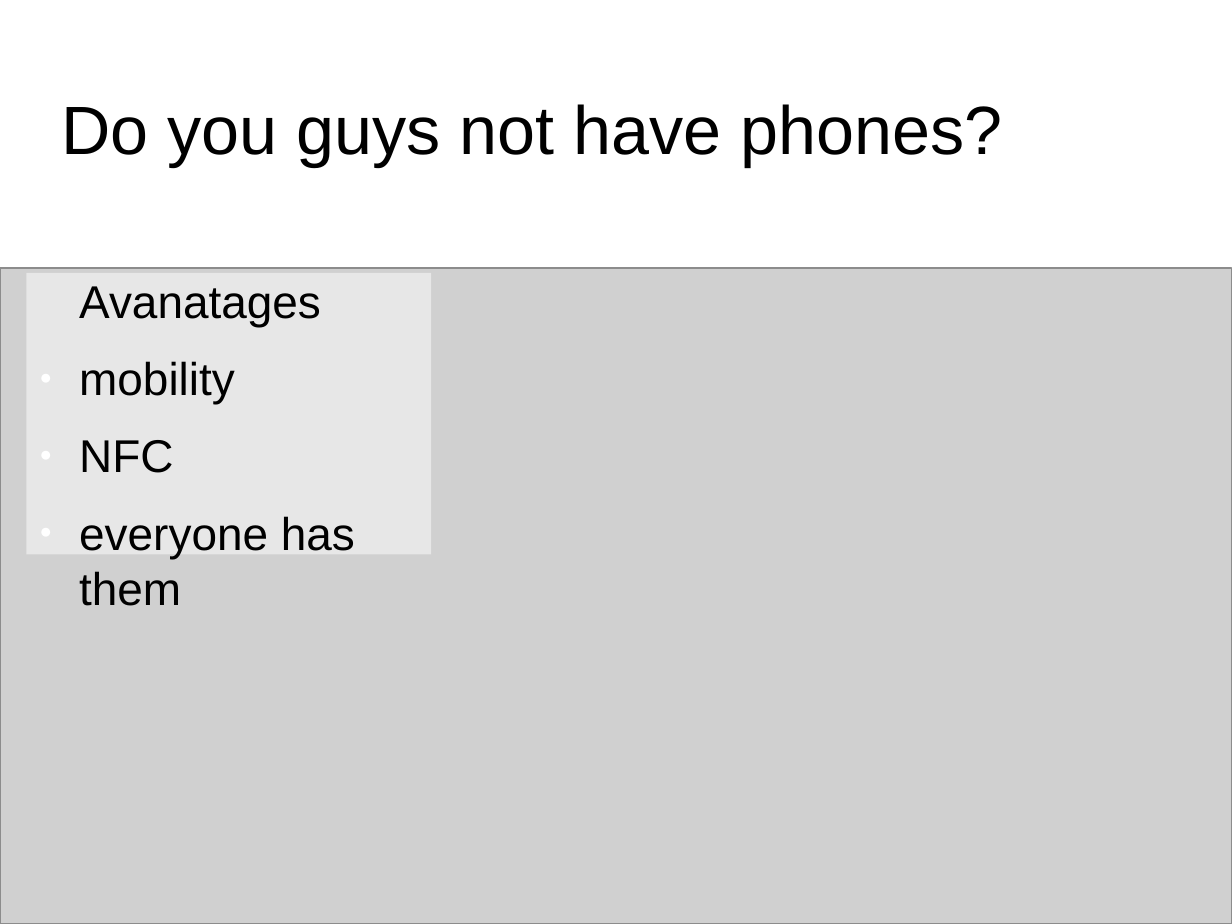
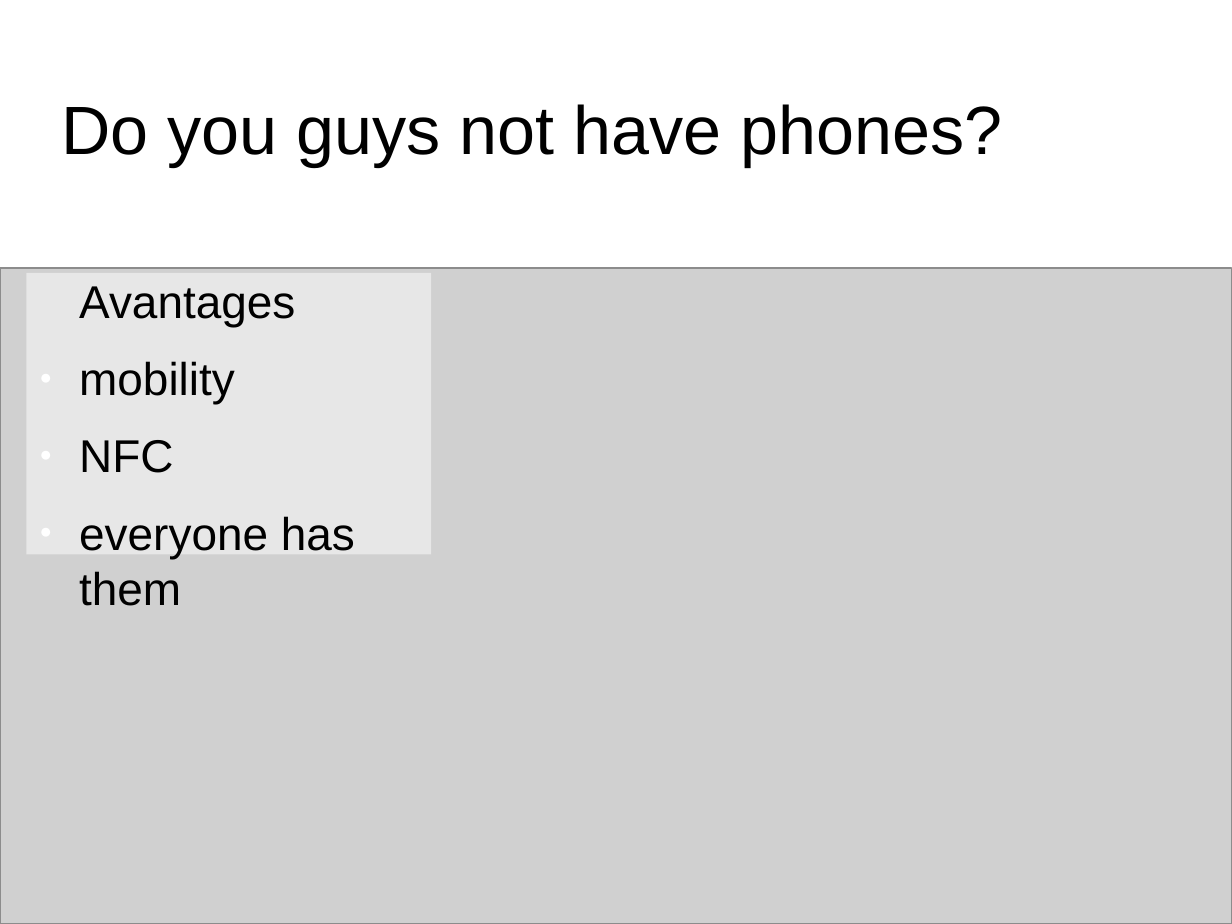
Before and after one commit to plhacko/SpaceAlertIRL, a slide deck: slide 3 of Space Alert IRL - pitch.odp. Drawn at 1232x924 pixels with LibreOffice and Linux fonts; fonts in the diff are those of the drawing; grey boxes stand for pictures; background and template pictures are left out. Boxes give left, top, right and bottom in pixels: in the first picture for what was removed or moved away, otherwise in the second. Text is boxed around its words. In the diff, an @@ line names an element or a change of style, - is before the commit and + after.

```diff
--- a/Space Alert IRL - pitch.odp
+++ b/Space Alert IRL - pitch.odp
@@ text at [79, 286, 295, 327]: text changed @@
-Avanatages
+Avantages
```
Also in this commit, not shown: 3 other files.
